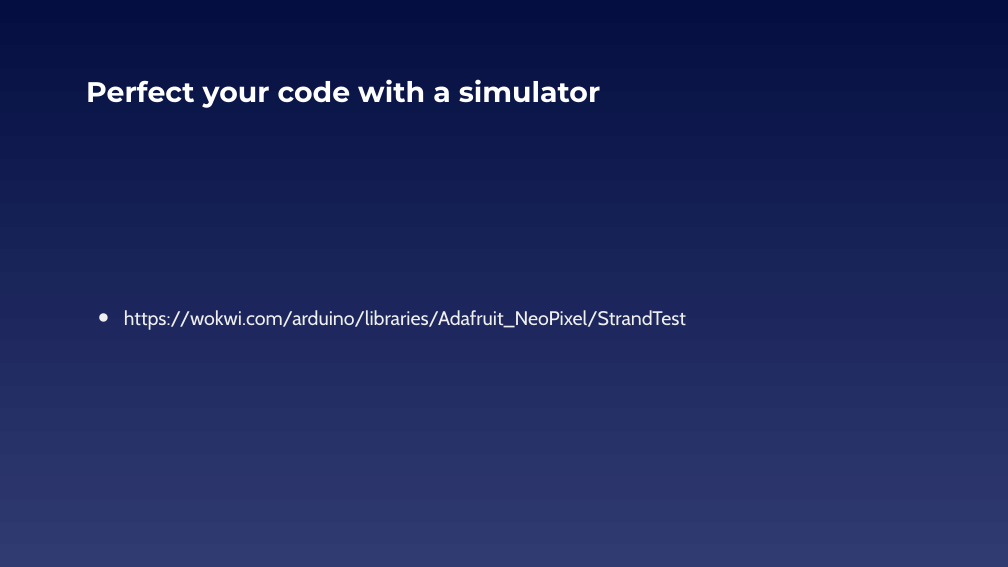
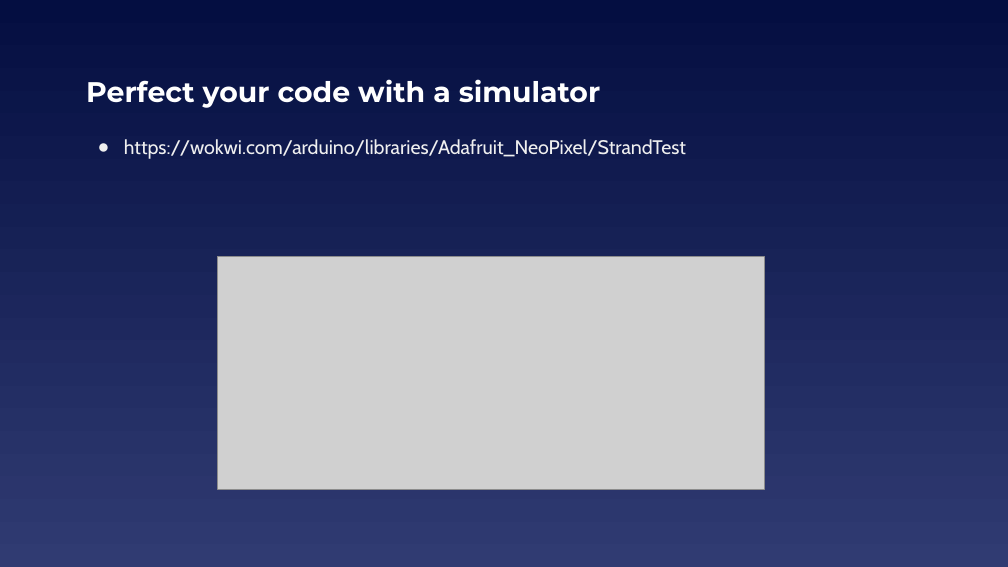
Before and after one commit to EELabMan/NeoPixels, a slide deck: slide 18 of NeoPixels.pptx (slide 10 before the commit). Drawn at 1008x567 pixels with LibreOffice and Linux fonts; fonts in the diff are those of the drawing; grey boxes stand for pictures. Boxes give left, top, right and bottom in pixels: in the first picture for what was removed or moved away, otherwise in the second. Text is boxed around its words. In the diff, an @@ line names an element or a change of style, - is before the commit and + after.

```diff
--- a/NeoPixels.pptx
+++ b/NeoPixels.pptx
@@ text "https://wokwi.com/arduino/libraries/Adafruit_NeoPixel/Strand ..." at (124,139,686,159): vertical alignment middle to top @@
@@ picture added at (218,256,765,488) @@
```
Also in this commit, not shown: 3 other slides changed, 9 slides added, 1 slide removed.
